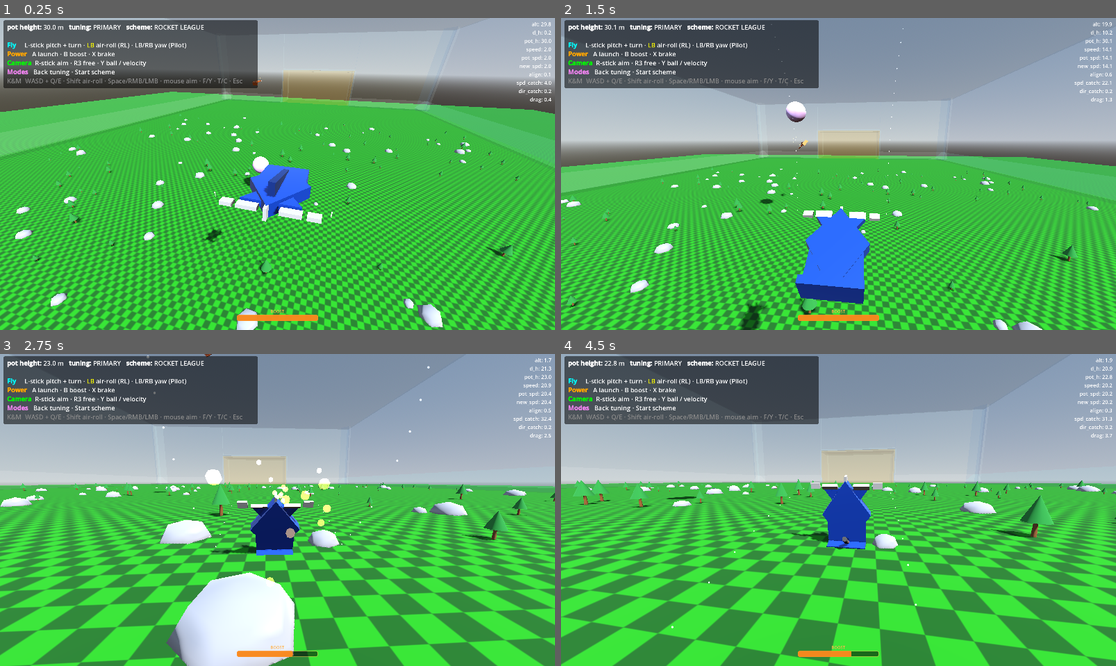
Above: before the commit, frames 1-4 (two rows, left to right).
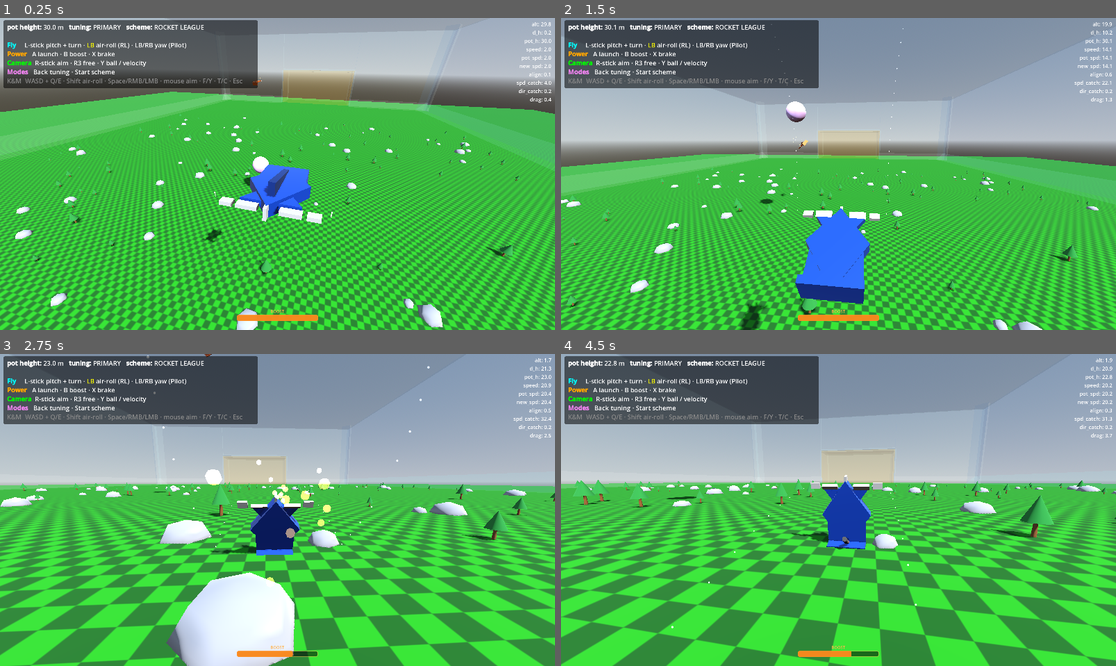
Above: after the commit, the same moments.

Repository: westonkelliher/glider
Game: Godot game, scene res://scenes/main.tscn
The game is run twice, just before and just after one commit, with the same random seed, the same clock (stepped at 60 frames per second) and the same inputs.
Inputs (mouse positions are in pixels of both pictures, inside the frame that each line leads up to):
- Up to frame 1 (0.25 s): no input
- Up to frame 2 (1.5 s): tap Enter at 0.5 s; move the mouse to (866, 174) at 0.52 s; press the mouse at (866, 174) at 0.53 s; hold W (move_forward) from 0.53 s (still down); move the mouse to (810, 174) at 1.27 s; release the mouse at (810, 174) at 1.28 s; tap Shift (air_roll) at 1.35 s
- Up to frame 3 (2.75 s): keep holding W (move_forward); move the mouse to (288, 503) at 2.02 s; hold Right mouse button (boost) from 2.03 s (still down)
- Up to frame 4 (4.5 s): keep holding W (move_forward); move the mouse to (832, 516) at 2.77 s; release Right mouse button (boost) at 2.78 s; tap Y (cam_ball_toggle) at 2.85 s; move the mouse to (877, 513) at 3.52 s; tap F (cam_free) at 3.6 s; move the mouse to (794, 506) at 4.27 s; tap Space (launch) at 4.35 s

The runs differ from the first frame. In frame 1, 0.3% of the frame differs, in the area x 0-78%, y 23-46%; in frame 2, 0.3%; in frame 3, 0.2%; in frame 4, 0.3%.

Commit message:
Fix chamfer floor-reach: offset panels so the bevel FACE meets the floor
The thick panels were centered on the ideal corner line, pushing the
visible ramp ~1.8 units up off the floor (the lip you saw). Now each panel
is shifted by half its thickness so the visible face lands exactly on the
floor->wall line; the thickness buries into floor/wall (hidden). Thinned
5->4 to keep clear of the outer wall faces.

Co-Authored-By: Claude Opus 4.8 (1M context) <noreply@anthropic.com>

Diff:
--- a/environment/arena.tscn
+++ b/environment/arena.tscn
@@ -79,24 +79,24 @@
 ; so the bevel sits inside the arena with no geometry poking through the walls.
 [sub_resource type="BoxMesh" id="mesh_ch_ew"]
 material = SubResource("wall_mat")
-size = Vector3(10.6066, 5, 400)
+size = Vector3(10.606602, 4, 400)
 
 [sub_resource type="BoxShape3D" id="shape_ch_ew"]
-size = Vector3(10.6066, 5, 400)
+size = Vector3(10.606602, 4, 400)
 
 [sub_resource type="BoxMesh" id="mesh_ch_ns"]
 material = SubResource("wall_mat")
-size = Vector3(10.6066, 5, 80)
+size = Vector3(10.606602, 4, 80)
 
 [sub_resource type="BoxShape3D" id="shape_ch_ns"]
-size = Vector3(10.6066, 5, 80)
+size = Vector3(10.606602, 4, 80)
 
 [sub_resource type="BoxMesh" id="mesh_ch_v"]
 material = SubResource("wall_mat")
-size = Vector3(10.6066, 5, 76)
+size = Vector3(10.606602, 4, 76)
 
 [sub_resource type="BoxShape3D" id="shape_ch_v"]
-size = Vector3(10.6066, 5, 76)
+size = Vector3(10.606602, 4, 76)
 
 [node name="Arena" type="StaticBody3D"]
 script = ExtResource("1_ref")
@@ -260,81 +260,81 @@
 shape = SubResource("shape_ceiling")
 
 [node name="ChamferFloorEast" type="MeshInstance3D" parent="."]
-transform = Transform3D(0.70710677, -0.70710677, 0, 0.70710677, 0.70710677, 0, 0, 0, 0.99999994, 114.75, 3.75, 0)
+transform = Transform3D(0.70710677, -0.70710677, 0, 0.70710677, 0.70710677, 0, 0, 0, 0.99999994, 116.164215, 2.3357863, 0)
 mesh = SubResource("mesh_ch_ew")
 
 [node name="ChamferFloorEastShape" type="CollisionShape3D" parent="."]
-transform = Transform3D(0.70710677, -0.70710677, 0, 0.70710677, 0.70710677, 0, 0, 0, 0.99999994, 114.75, 3.75, 0)
+transform = Transform3D(0.70710677, -0.70710677, 0, 0.70710677, 0.70710677, 0, 0, 0, 0.99999994, 116.164215, 2.3357863, 0)
 shape = SubResource("shape_ch_ew")
 
 [node name="ChamferFloorWest" type="MeshInstance3D" parent="."]
-transform = Transform3D(-0.70710677, 0.70710677, 0, 0.70710677, 0.70710677, 0, 0, 0, -0.99999994, -114.75, 3.75, 0)
+transform = Transform3D(-0.70710677, 0.70710677, 0, 0.70710677, 0.70710677, 0, 0, 0, -0.99999994, -116.164215, 2.3357863, 0)
 mesh = SubResource("mesh_ch_ew")
 
 [node name="ChamferFloorWestShape" type="CollisionShape3D" parent="."]
-transform = Transform3D(-0.70710677, 0.70710677, 0, 0.70710677, 0.70710677, 0, 0, 0, -0.99999994, -114.75, 3.75, 0)
+transform = Transform3D(-0.70710677, 0.70710677, 0, 0.70710677, 0.70710677, 0, 0, 0, -0.99999994, -116.164215, 2.3357863, 0)
 shape = SubResource("shape_ch_ew")
 
 [node name="ChamferFloorNL" type="MeshInstance3D" parent="."]
-transform = Transform3D(0, 0, -0.99999994, 0.70710677, 0.70710677, 0, 0.70710677, -0.70710677, 0, -80, 3.75, 194.75)
+transform = Transform3D(0, 0, -0.99999994, 0.70710677, 0.70710677, 0, 0.70710677, -0.70710677, 0, -80, 2.3357863, 196.16422)
 mesh = SubResource("mesh_ch_ns")
 
 [node name="ChamferFloorNLShape" type="CollisionShape3D" parent="."]
-transform = Transform3D(0, 0, -0.99999994, 0.70710677, 0.70710677, 0, 0.70710677, -0.70710677, 0, -80, 3.75, 194.75)
+transform = Transform3D(0, 0, -0.99999994, 0.70710677, 0.70710677, 0, 0.70710677, -0.70710677, 0, -80, 2.3357863, 196.16422)
 shape = SubResource("shape_ch_ns")
 
 [node name="ChamferFloorNR" type="MeshInstance3D" parent="."]
-transform = Transform3D(0, 0, -0.99999994, 0.70710677, 0.70710677, 0, 0.70710677, -0.70710677, 0, 80, 3.75, 194.75)
+transform = Transform3D(0, 0, -0.99999994, 0.70710677, 0.70710677, 0, 0.70710677, -0.70710677, 0, 80, 2.3357863, 196.16422)
 mesh = SubResource("mesh_ch_ns")
 
 [node name="ChamferFloorNRShape" type="CollisionShape3D" parent="."]
-transform = Transform3D(0, 0, -0.99999994, 0.70710677, 0.70710677, 0, 0.70710677, -0.70710677, 0, 80, 3.75, 194.75)
+transform = Transform3D(0, 0, -0.99999994, 0.70710677, 0.70710677, 0, 0.70710677, -0.70710677, 0, 80, 2.3357863, 196.16422)
 shape = SubResource("shape_ch_ns")
 
 [node name="ChamferFloorSL" type="MeshInstance3D" parent="."]
-transform = Transform3D(0, 0, 0.99999994, 0.70710677, 0.70710677, 0, -0.70710677, 0.70710677, 0, -80, 3.75, -194.75)
+transform = Transform3D(0, 0, 0.99999994, 0.70710677, 0.70710677, 0, -0.70710677, 0.70710677, 0, -80, 2.3357863, -196.16422)
 mesh = SubResource("mesh_ch_ns")
 
 [node name="ChamferFloorSLShape" type="CollisionShape3D" parent="."]
-transform = Transform3D(0, 0, 0.99999994, 0.70710677, 0.70710677, 0, -0.70710677, 0.70710677, 0, -80, 3.75, -194.75)
+transform = Transform3D(0, 0, 0.99999994, 0.70710677, 0.70710677, 0, -0.70710677, 0.70710677, 0, -80, 2.3357863, -196.16422)
 shape = SubResource("shape_ch_ns")
 
 [node name="ChamferFloorSR" type="MeshInstance3D" parent="."]
-transform = Transform3D(0, 0, 0.99999994, 0.70710677, 0.70710677, 0, -0.70710677, 0.70710677, 0, 80, 3.75, -194.75)
+transform = Transform3D(0, 0, 0.99999994, 0.70710677, 0.70710677, 0, -0.70710677, 0.70710677, 0, 80, 2.3357863, -196.16422)
 mesh = SubResource("mesh_ch_ns")
 
 [node name="ChamferFloorSRShape" type="CollisionShape3D" parent="."]
-transform = Transform3D(0, 0, 0.99999994, 0.70710677, 0.70710677, 0, -0.70710677, 0.70710677, 0, 80, 3.75, -194.75)
+transform = Transform3D(0, 0, 0.99999994, 0.70710677, 0.70710677, 0, -0.70710677, 0.70710677, 0, 80, 2.3357863, -196.16422)
 shape = SubResource("shape_ch_ns")
 
 [node name="ChamferCornerNE" type="MeshInstance3D" parent="."]
-transform = Transform3D(0.70710677, -0.70710677, 0, 0, 0, 0.99999994, -0.70710677, -0.70710677, 0, 114.75, 33, 194.75)
+transform = Transform3D(0.70710677, -0.70710677, 0, 0, 0, 0.99999994, -0.70710677, -0.70710677, 0, 116.164215, 35, 196.16422)
 mesh = SubResource("mesh_ch_v")
 
 [node name="ChamferCornerNEShape" type="CollisionShape3D" parent="."]
-transform = Transform3D(0.70710677, -0.70710677, 0, 0, 0, 0.99999994, -0.70710677, -0.70710677, 0, 114.75, 33, 194.75)
+transform = Transform3D(0.70710677, -0.70710677, 0, 0, 0, 0.99999994, -0.70710677, -0.70710677, 0, 116.164215, 35, 196.16422)
 shape = SubResource("shape_ch_v")
 
 [node name="ChamferCornerNW" type="MeshInstance3D" parent="."]
-transform = Transform3D(-0.70710677, 0.70710677, 0, 0, 0, -0.99999994, -0.70710677, -0.70710677, 0, -114.75, 33, 194.75)
+transform = Transform3D(-0.70710677, 0.70710677, 0, 0, 0, -0.99999994, -0.70710677, -0.70710677, 0, -116.164215, 35, 196.16422)
 mesh = SubResource("mesh_ch_v")
 
 [node name="ChamferCornerNWShape" type="CollisionShape3D" parent="."]
-transform = Transform3D(-0.70710677, 0.70710677, 0, 0, 0, -0.99999994, -0.70710677, -0.70710677, 0, -114.75, 33, 194.75)
+transform = Transform3D(-0.70710677, 0.70710677, 0, 0, 0, -0.99999994, -0.70710677, -0.70710677, 0, -116.164215, 35, 196.16422)
 shape = SubResource("shape_ch_v")
 
 [node name="ChamferCornerSE" type="MeshInstance3D" parent="."]
-transform = Transform3D(0.70710677, -0.70710677, 0, 0, 0, -0.99999994, 0.70710677, 0.70710677, 0, 114.75, 33, -194.75)
+transform = Transform3D(0.70710677, -0.70710677, 0, 0, 0, -0.99999994, 0.70710677, 0.70710677, 0, 116.164215, 35, -196.16422)
 mesh = SubResource("mesh_ch_v")
 
 [node name="ChamferCornerSEShape" type="CollisionShape3D" parent="."]
-transform = Transform3D(0.70710677, -0.70710677, 0, 0, 0, -0.99999994, 0.70710677, 0.70710677, 0, 114.75, 33, -194.75)
+transform = Transform3D(0.70710677, -0.70710677, 0, 0, 0, -0.99999994, 0.70710677, 0.70710677, 0, 116.164215, 35, -196.16422)
 shape = SubResource("shape_ch_v")
 
 [node name="ChamferCornerSW" type="MeshInstance3D" parent="."]
-transform = Transform3D(-0.70710677, 0.70710677, 0, 0, 0, 0.99999994, 0.70710677, 0.70710677, 0, -114.75, 33, -194.75)
+transform = Transform3D(-0.70710677, 0.70710677, 0, 0, 0, 0.99999994, 0.70710677, 0.70710677, 0, -116.164215, 35, -196.16422)
 mesh = SubResource("mesh_ch_v")
 
 [node name="ChamferCornerSWShape" type="CollisionShape3D" parent="."]
-transform = Transform3D(-0.70710677, 0.70710677, 0, 0, 0, 0.99999994, 0.70710677, 0.70710677, 0, -114.75, 33, -194.75)
+transform = Transform3D(-0.70710677, 0.70710677, 0, 0, 0, 0.99999994, 0.70710677, 0.70710677, 0, -116.164215, 35, -196.16422)
 shape = SubResource("shape_ch_v")
